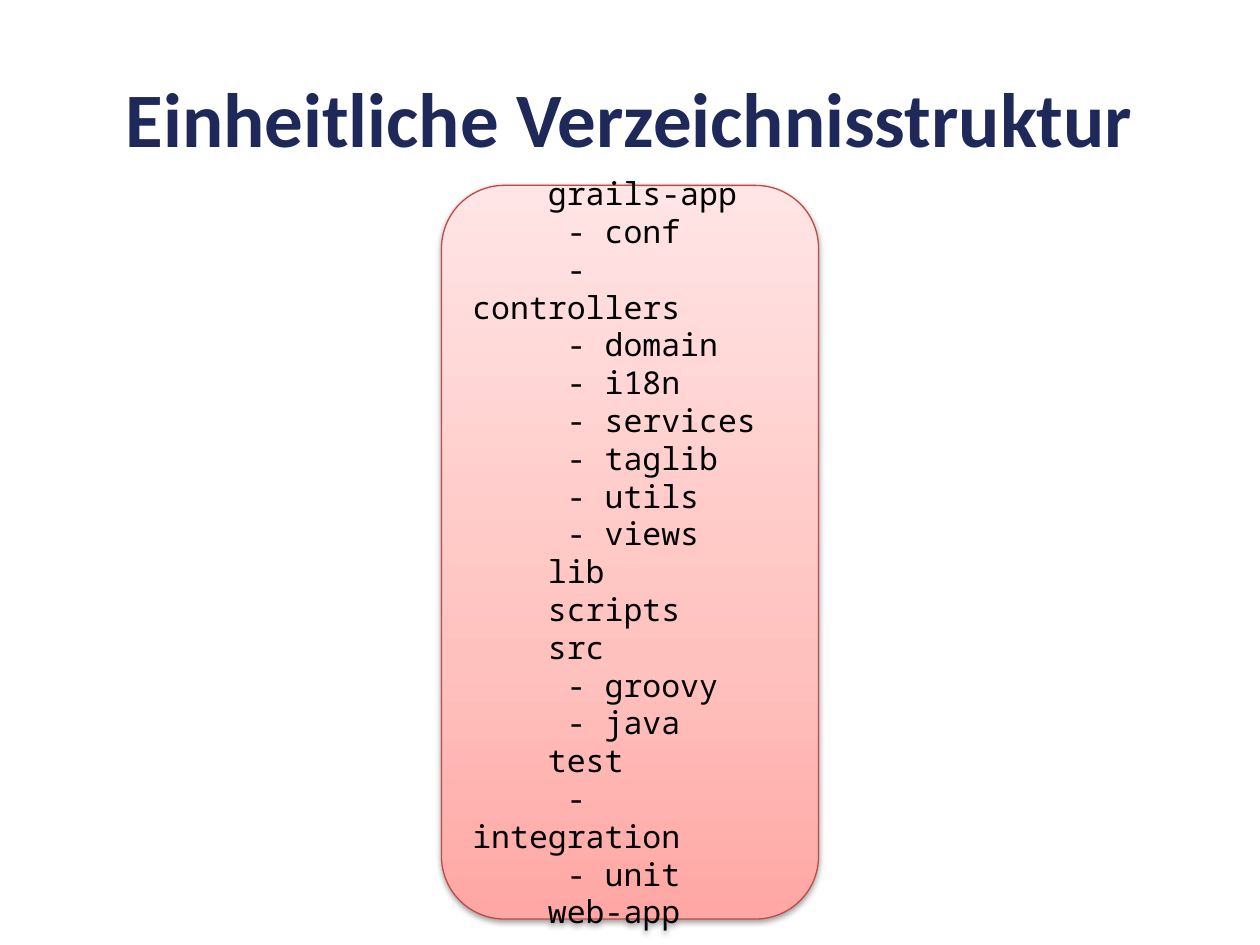
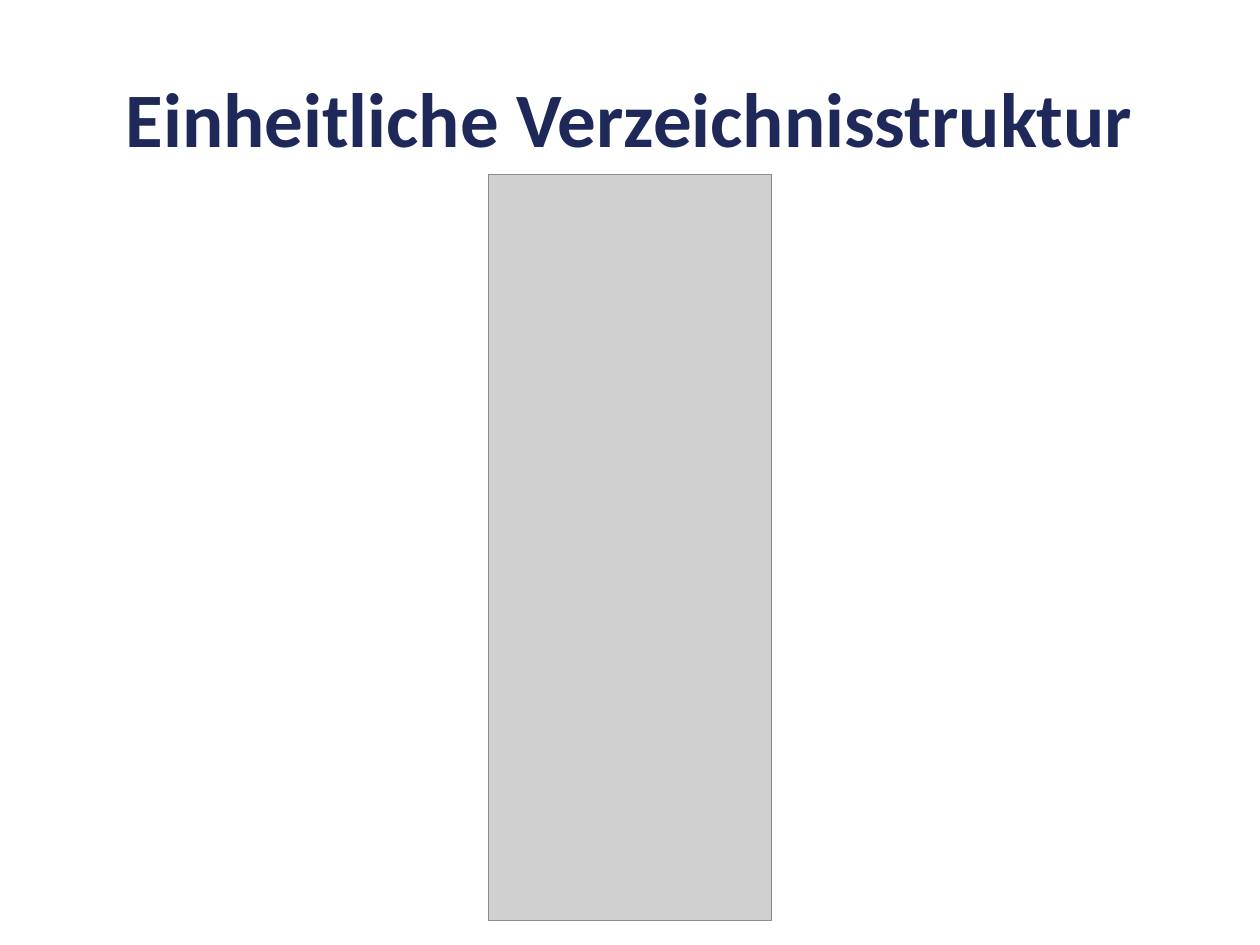
Before and after one commit to opitzconsulting/newsletter-grails-angular, a slide deck: slide 14 of Presentation.pptx. Drawn at 1260x945 pixels with LibreOffice and Linux fonts; fonts in the diff are those of the drawing; grey boxes stand for pictures; background and template pictures are left out. Boxes give left, top, right and bottom in pixels: in the first picture for what was removed or moved away, otherwise in the second. Text is boxed around its words. In the diff, an @@ line names an element or a change of style, - is before the commit and + after.

```diff
--- a/Presentation.pptx
+++ b/Presentation.pptx
@@ picture added at bbox=[489, 175, 772, 921] @@
@@ rounded rectangle removed at bbox=[441, 185, 818, 919] @@
-grails-app
-- conf
-- controllers
-- domain
-- i18n
-- services
-- taglib
-- utils
-- views
-lib
-scripts
-src
-- groovy
-- java
-test
-- integration
-- unit
-web-app
```
Also in this commit, not shown: 2 other slides changed, 1 slide added, 1 slide removed, 3 other files.
